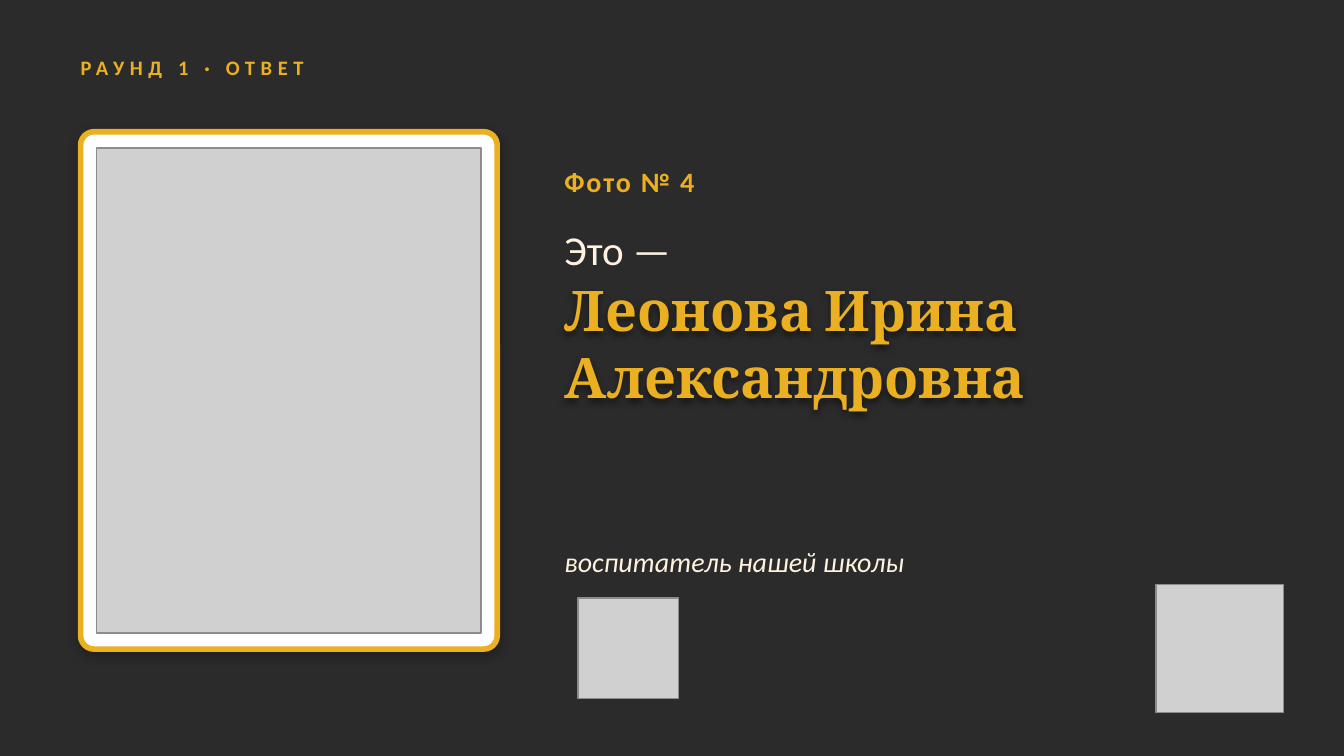
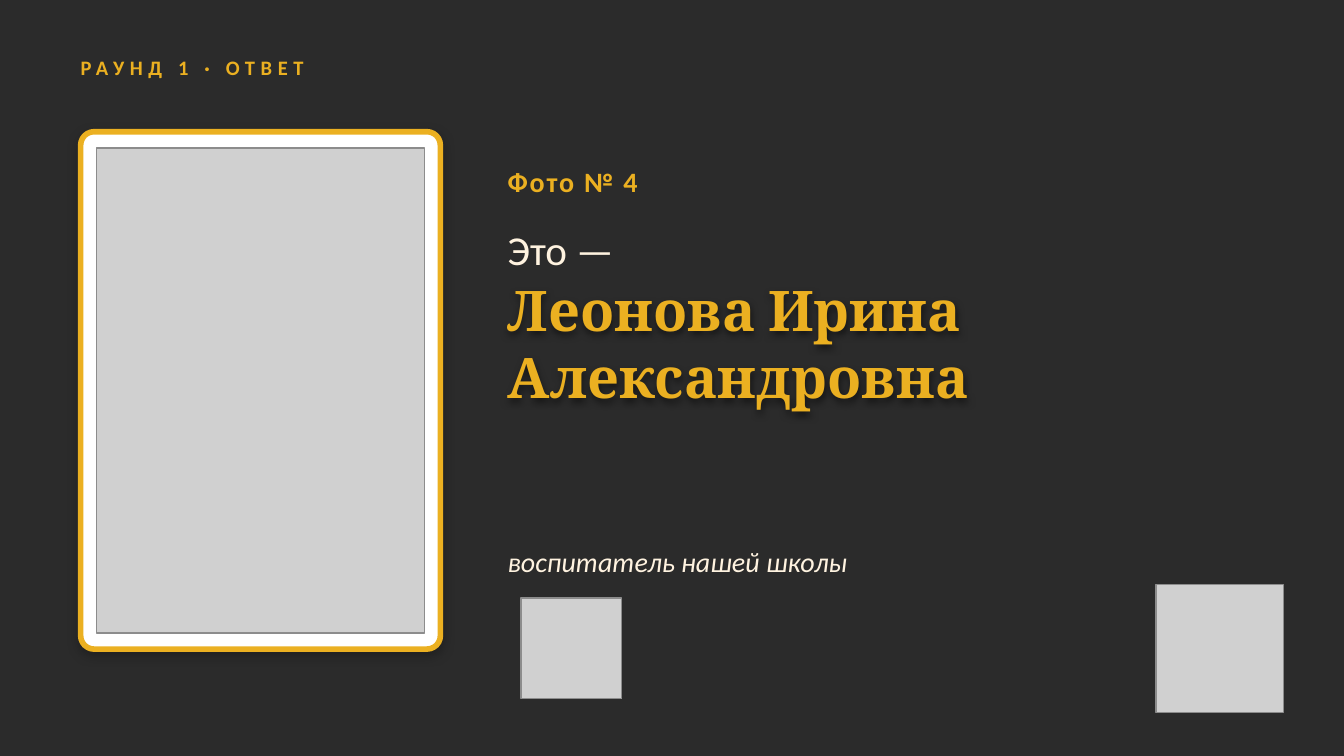
Before and after one commit to sl-himmelreich/heinrich-mario, a slide deck: slide 11 of День_воспитателя_конкурс.pptx. Drawn at 1344x756 pixels with LibreOffice and Linux fonts; fonts in the diff are those of the drawing; grey boxes stand for pictures; background and template pictures are left out; a plain dark background stands for a picture behind light text. Boxes give left, top, right and bottom in pixels: in the first picture for what was removed or moved away, otherwise in the second. Text is boxed around its words. In the diff, an @@ line names an element or a change of style, - is before the commit and + after.

```diff
--- a/День_воспитателя_конкурс.pptx
+++ b/День_воспитателя_конкурс.pptx
@@ rounded rectangle: place and size @@
-rounded rectangle at [81,132,497,649]
+rounded rectangle at [81,132,441,649]
@@ rounded rectangle at [81,132,441,649]: proportions changed @@
@@ picture: place and size @@
-picture at [97,148,481,633]
+picture at [97,148,425,633]
@@ text "Фото № 4": place and size @@
-text "Фото № 4" at [564,173,694,192]
+text "Фото № 4" at [508,173,637,192]
@@ text "Это —": place and size @@
-text "Это —" at [564,238,623,266]
+text "Это —" at [508,238,567,266]
@@ text "Леонова Ирина Александровна": place and size @@
-text "Леонова Ирина Александровна" at [564,291,1025,412]
+text "Леонова Ирина Александровна" at [508,291,969,412]
@@ text "воспитатель нашей школы": place and size @@
-text "воспитатель нашей школы" at [564,553,904,572]
+text "воспитатель нашей школы" at [508,553,847,572]
@@ picture: place and size @@
-picture at [578,598,679,699]
+picture at [521,598,622,699]
```
Also in this commit, not shown: 15 other slides changed, 1 other file.
